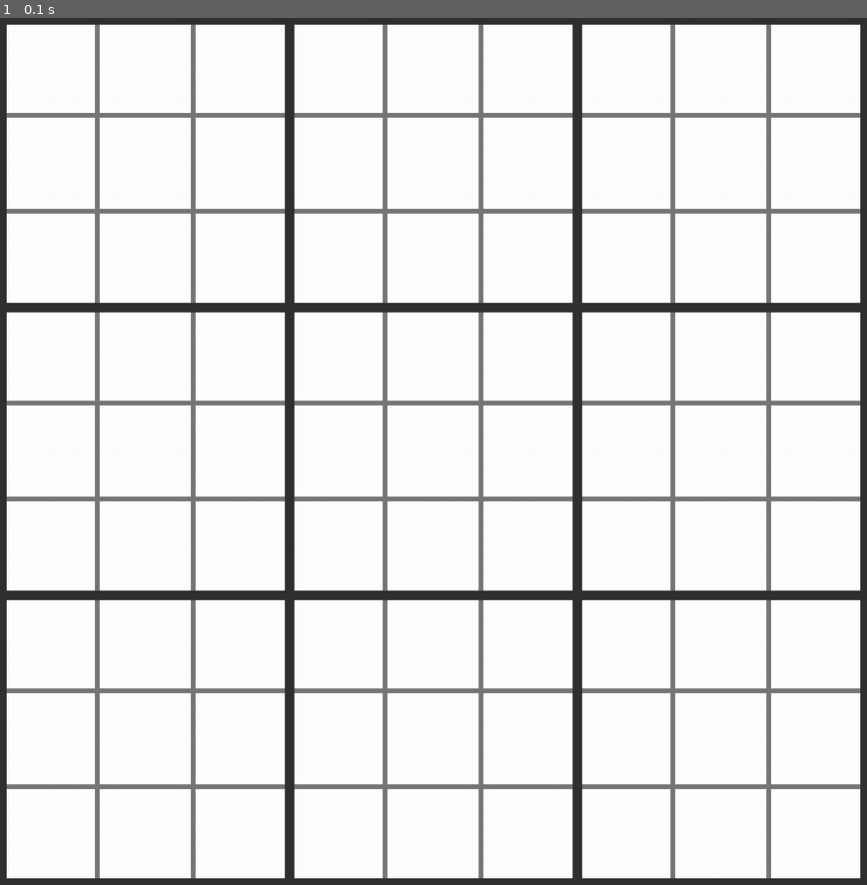
Above: before the commit, frame 1.
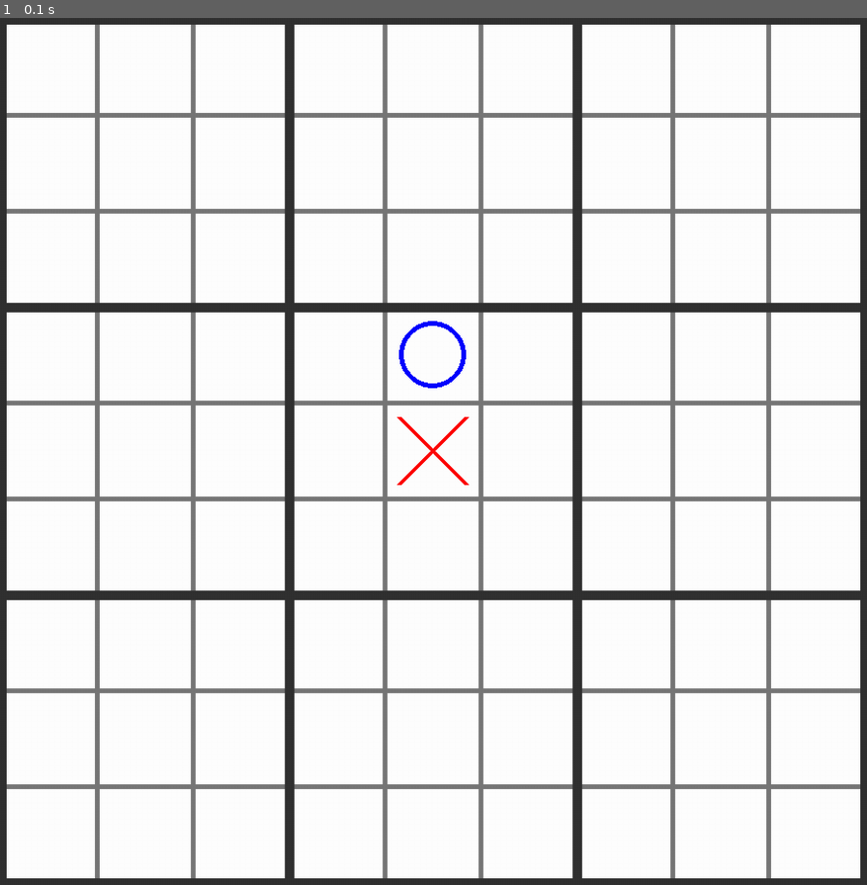
Above: after the commit, the same moment.

Repository: JosselinSomervilleRoberts/UltimateTicTacToe-RL
Game: pygame game, started from pygame_2d.py
Same seed, same stepped clock (60 frames per second), same inputs: the game is played once before the commit and once after it.
Inputs:
- Up to frame 1 (0.1 s): no input

The runs differ from the first frame. In frame 1, 0.3% of the frame differs, in the area x 45-55%, y 34-54%.

Commit message:
Add verification of possible moves

Diff:
--- a/pygame_2d.py
+++ b/pygame_2d.py
@@ -64,6 +64,7 @@
         self.currentPlayer = 3 - self.currentPlayer # Swap player
         self.checkWinLargeCell(ixLarge, iyLarge)
         self.updatePossible(ixSmall, iySmall)
+        return 0
 
     def checkWinLargeCell(self, ix, iy):
         g = self.grid[ix][iy]
@@ -76,7 +77,23 @@
                 # TODO: Display a winning message
 
     def updatePossible(self, ix, iy):
-        pass
+        if self.largeGrid[ix][ix] != 0: # If the cell is already won, play anywhere
+            self.possible = self.getAvailableLargeCells()
+        elif np.count_nonzero(np.array(self.grid[ix][iy])) == 0: # If the cell is full play anywhere
+            self.possible = self.getAvailableLargeCells()
+        else: # The cell is not won and not full, play in this one
+            self.possible = [[False for _ in range(3)] for _ in range(3)]
+            self.possible[ix][iy] = True
+
+    def getAvailableLargeCells(self):
+        available = [[True for _ in range(3)] for _ in range(3)]
+        for ix in range(3):
+            for iy in range(3):
+                if self.largeGrid[ix][iy] != 0: # If the cell is already won
+                    available[ix][iy] = False
+                elif np.count_nonzero(np.array(self.grid[ix][iy])) == 0: # If the cell is full
+                    available[ix][iy] = False
+        return available
 
     def getSizeLargeCell(self):
         return (boardSize-self.WIDTH_LARGE_GRID) / 3.
@@ -144,6 +161,8 @@
 
 
 board = Board()
+board.play(1,1,1,1)
+board.play(1,1,1,0)
 
 if __name__ == '__main__':
 
